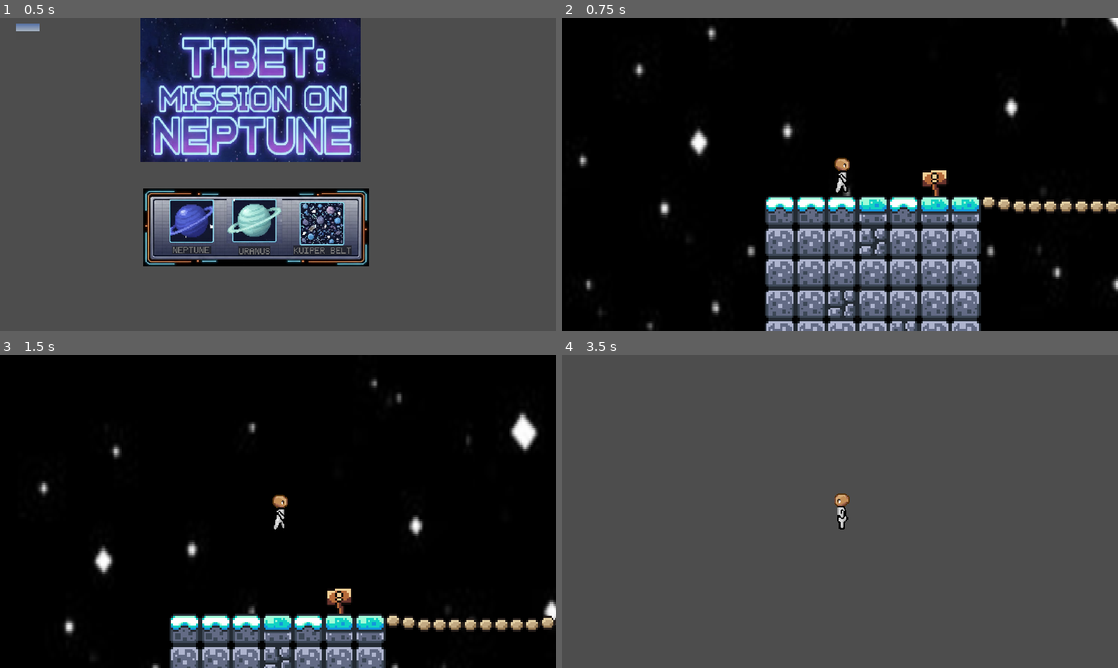
Above: before the commit, frames 1-4 (two rows, left to right).
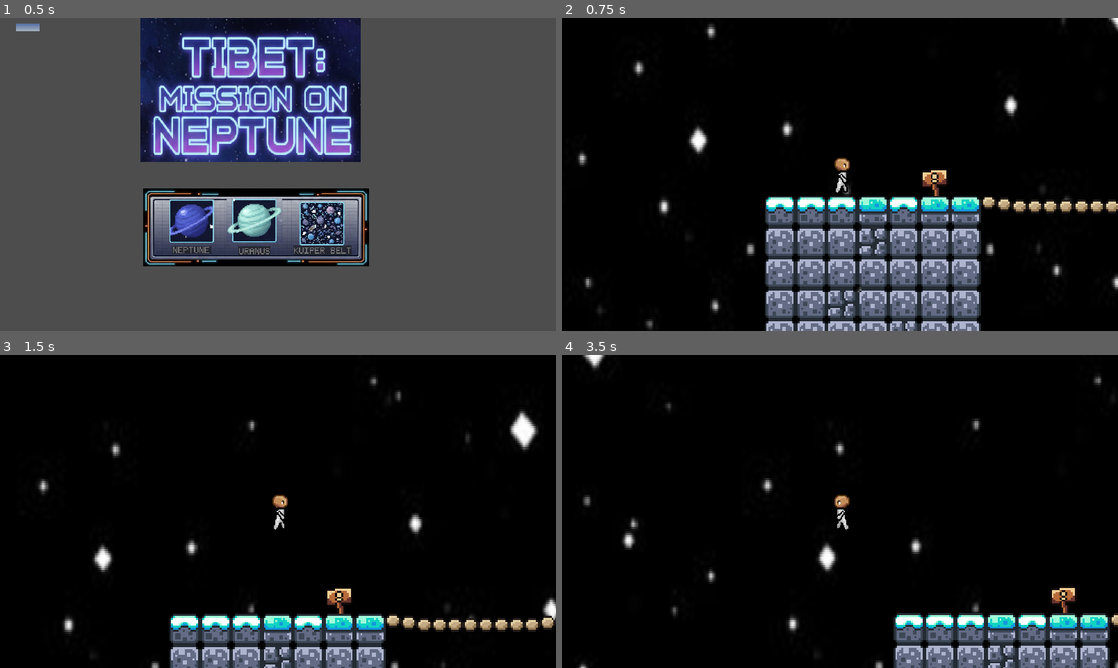
Above: after the commit, the same moments.

Repository: jaroooodaa-del/TIBET-MISSION-NEPTUNE
Game: Godot game, scene res://control.tscn
Same seed, same stepped clock (60 frames per second), same inputs: the game is played once before the commit and once after it. A sky picture missing from this copy of the repository is replaced by a grey-blue gradient.
Inputs (mouse positions are in pixels of both pictures, inside the frame that each line leads up to):
- Up to frame 1 (0.5 s): no input
- Up to frame 2 (0.75 s): click (751, 249) at 0.5 s
- Up to frame 3 (1.5 s): tap Enter (ui_accept) at 1.25 s; hold Right (ui_right) from 1.28 s (still down); hold Space from 1.28 s (still down)
- Up to frame 4 (3.5 s): tap Enter (ui_accept) at 1.52, 2.27 s; release Space at 2.03 s; tap Space at 2.1 s; release Right (ui_right) at 2.78 s; hold Left (ui_left) from 2.78 s (still down); hold Space from 2.78 s (still down)

Frame 1 is identical in both runs. In frame 2, 0.8% of the frame differs, in the area x 3-100%, y 0-100%; in frame 3, 0.9%; in frame 4, 99%, in the area x 0-100%, y 0-100%.

Commit message:
i forgor

Diff:
--- /dev/null
+++ b/space-game/Maks/enemy 2.tscn
@@ -0,0 +1,58 @@
+[gd_scene load_steps=9 format=3 uid="uid://m740vq3whku1"]
+
+[ext_resource type="Texture2D" uid="uid://dqyqsimll0sgl" path="res://Maks/brackeys_platformer_assets 2/sprites/slime_green.png" id="1_gun2e"]
+[ext_resource type="PackedScene" uid="uid://dlxtetrb2ahyd" path="res://Maks/killzone.tscn" id="2_rpm16"]
+
+[sub_resource type="AtlasTexture" id="AtlasTexture_jb4fp"]
+atlas = ExtResource("1_gun2e")
+region = Rect2(0, 24, 24, 24)
+
+[sub_resource type="AtlasTexture" id="AtlasTexture_64b51"]
+atlas = ExtResource("1_gun2e")
+region = Rect2(24, 24, 24, 24)
+
+[sub_resource type="AtlasTexture" id="AtlasTexture_eiuhp"]
+atlas = ExtResource("1_gun2e")
+region = Rect2(48, 24, 24, 24)
+
+[sub_resource type="AtlasTexture" id="AtlasTexture_4pssq"]
+atlas = ExtResource("1_gun2e")
+region = Rect2(72, 24, 24, 24)
+
+[sub_resource type="SpriteFrames" id="SpriteFrames_wj6vg"]
+animations = [{
+"frames": [{
+"duration": 1.0,
+"texture": SubResource("AtlasTexture_jb4fp")
+}, {
+"duration": 1.0,
+"texture": SubResource("AtlasTexture_64b51")
+}, {
+"duration": 1.0,
+"texture": SubResource("AtlasTexture_eiuhp")
+}, {
+"duration": 1.0,
+"texture": SubResource("AtlasTexture_4pssq")
+}],
+"loop": true,
+"name": &"default",
+"speed": 10.0
+}]
+
+[sub_resource type="RectangleShape2D" id="RectangleShape2D_6sqd8"]
+size = Vector2(11, 12)
+
+[node name="Node2D" type="Node2D"]
+
+[node name="AnimatedSprite2D" type="AnimatedSprite2D" parent="."]
+position = Vector2(-1, -12)
+sprite_frames = SubResource("SpriteFrames_wj6vg")
+autoplay = "default"
+frame_progress = 0.557565
+
+[node name="Killzone" parent="." instance=ExtResource("2_rpm16")]
+position = Vector2(-1, -12)
+
+[node name="CollisionShape2D" type="CollisionShape2D" parent="Killzone"]
+position = Vector2(0, 6)
+shape = SubResource("RectangleShape2D_6sqd8")
--- a/space-game/Maks/neptune2.tscn
+++ b/space-game/Maks/neptune2.tscn
@@ -6,6 +6,7 @@
 [ext_resource type="PackedScene" uid="uid://cmixdu2f1dr6e" path="res://platform.tscn" id="3_l4bcc"]
 [ext_resource type="PackedScene" uid="uid://bhtofaohi1wps" path="res://jared/character (tibet).tscn" id="5_kjqlq"]
 [ext_resource type="PackedScene" uid="uid://dlxtetrb2ahyd" path="res://Maks/killzone.tscn" id="6_xqfgw"]
+[ext_resource type="PackedScene" uid="uid://m740vq3whku1" path="res://Maks/enemy 2.tscn" id="7_oew2u"]
 
 [sub_resource type="TileSetAtlasSource" id="TileSetAtlasSource_qcv78"]
 texture = ExtResource("2_i17ee")
@@ -277,7 +278,7 @@
 texture = ExtResource("1_6a7sl")
 
 [node name="Screenshot2026-02-26At12_05_04" type="Sprite2D" parent="."]
-position = Vector2(-508.75, -142)
+position = Vector2(-509, -143)
 scale = Vector2(0.773766, 1.09709)
 texture = ExtResource("1_pcofo")
 
@@ -328,3 +329,9 @@
 [node name="CollisionShape2D" type="CollisionShape2D" parent="Killzone"]
 position = Vector2(-503, 89)
 shape = SubResource("WorldBoundaryShape2D_2jcpq")
+
+[node name="Node2D" parent="." instance=ExtResource("7_oew2u")]
+position = Vector2(-388, -15)
+
+[node name="Node2D2" parent="." instance=ExtResource("7_oew2u")]
+position = Vector2(26, -33)
--- a/space-game/Patrick/uranus.tscn
+++ b/space-game/Patrick/uranus.tscn
@@ -179,6 +179,7 @@
 [sub_resource type="LabelSettings" id="LabelSettings_htjuj"]
 
 [sub_resource type="WorldBoundaryShape2D" id="WorldBoundaryShape2D_yafhd"]
+distance = -1.0
 
 [node name="Uranus" type="Node2D"]
 
@@ -262,4 +263,5 @@
 position = Vector2(-464, 70)
 
 [node name="CollisionShape2D" type="CollisionShape2D" parent="Killzone"]
+position = Vector2(0, 2)
 shape = SubResource("WorldBoundaryShape2D_yafhd")
Not shown: 1 places in space-game/Maks/neptune2.tscn that only renumber resources
